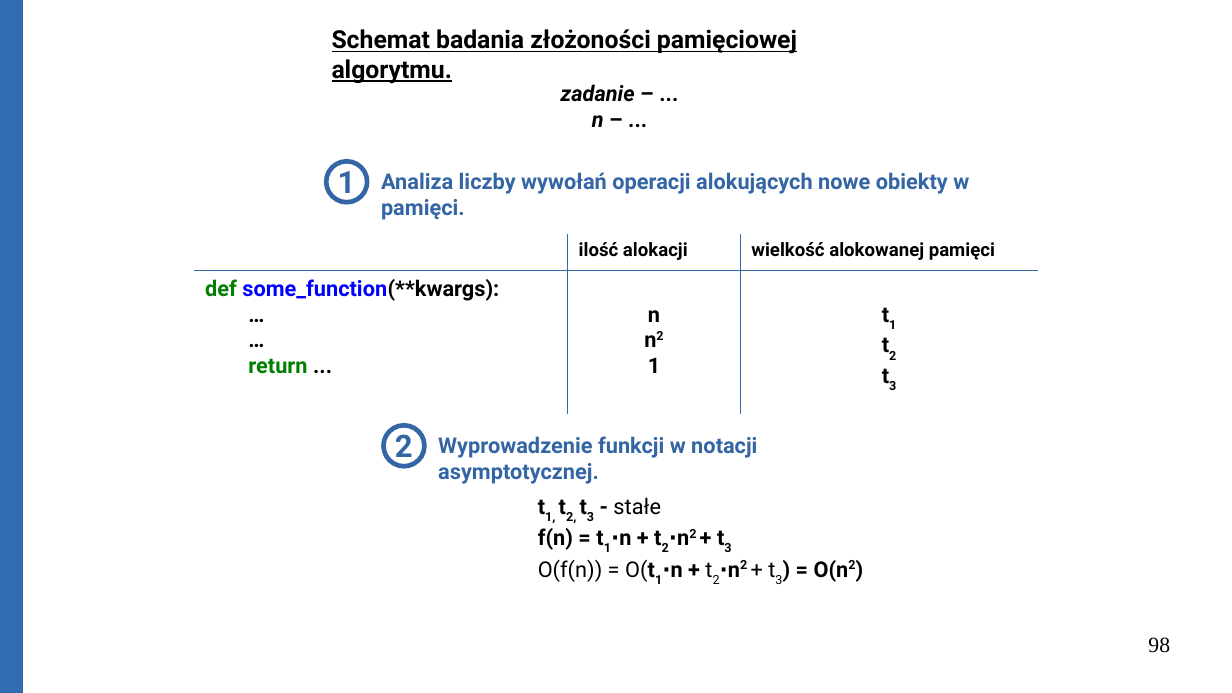
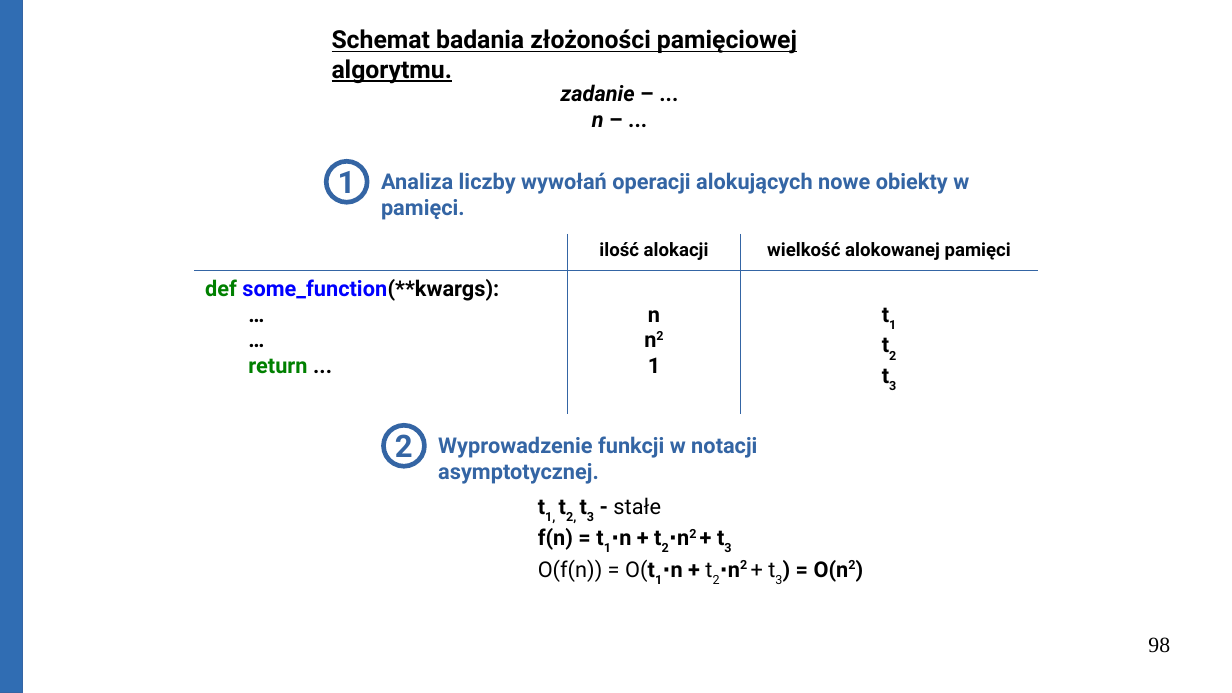
Before and after one commit to Michael-Wisniewski/algorithmic-workshop, a slide deck: slide 98 of Big_O.odp. Drawn at 1232x693 pixels with LibreOffice and Linux fonts; fonts in the diff are those of the drawing. Boxes give left, top, right and bottom in pixels: in the first picture for what was removed or moved away, otherwise in the second. Text is boxed around its words. In the diff, an @@ line names an element or a change of style, - is before the commit and + after.

```diff
--- a/Big_O.odp
+++ b/Big_O.odp
@@ table at bbox=[195, 234, 1039, 404] @@
@@ alignment left to centre @@
```
Also in this commit, not shown: 19 other slides changed, 3 slides added, 1 slide removed, 2 other files.
